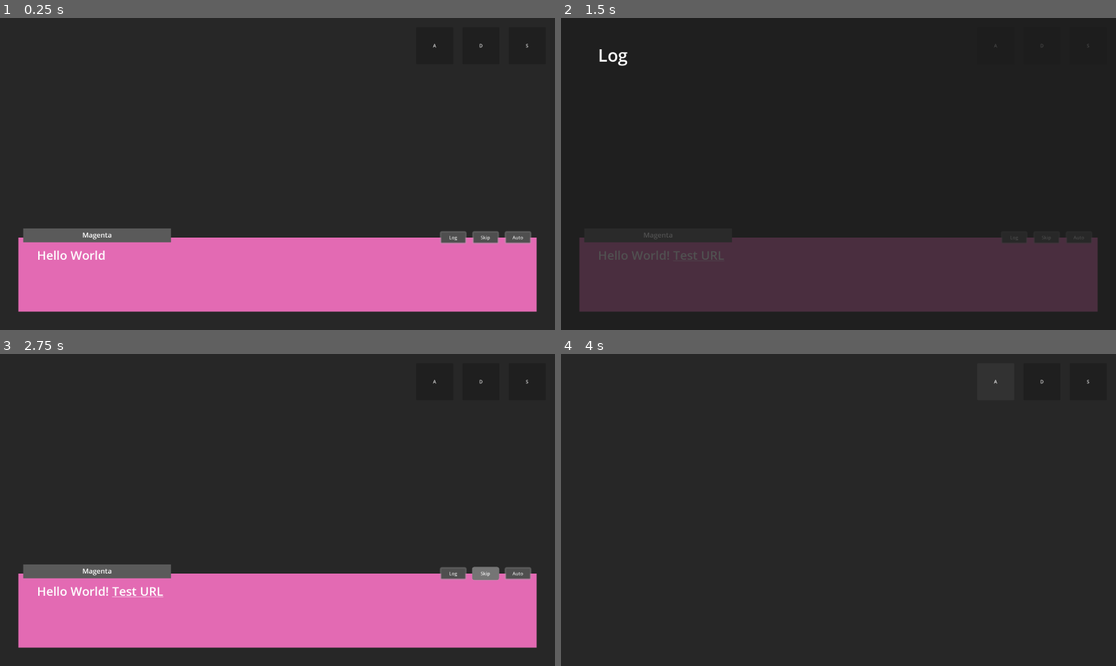
Above: before the commit, frames 1-4 (two rows, left to right).
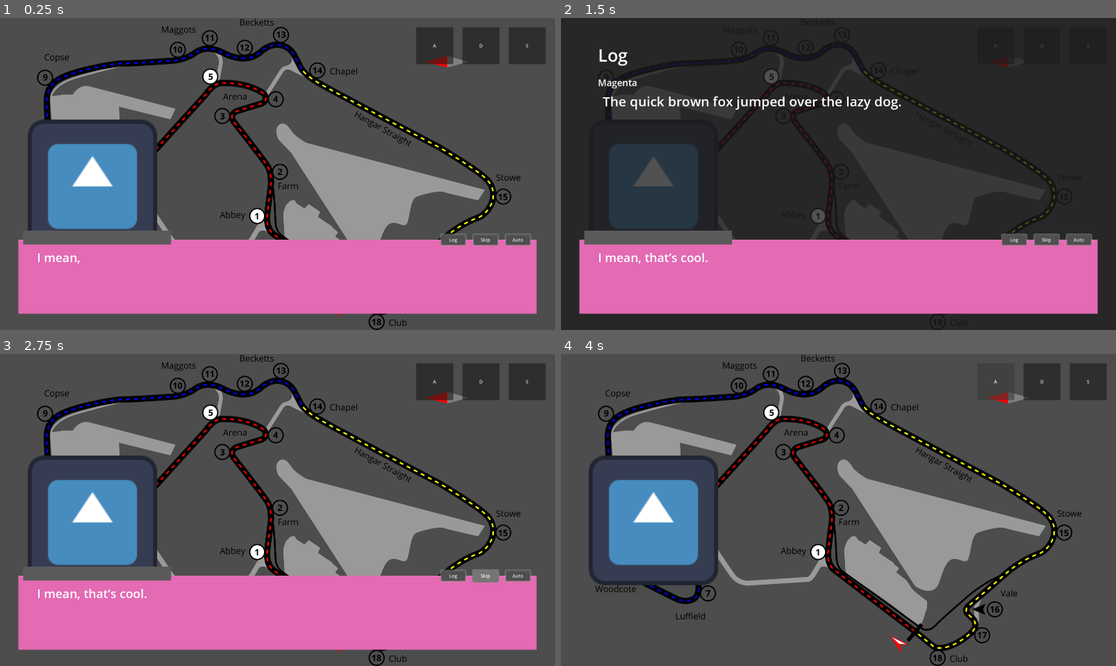
Above: after the commit, the same moments.

Repository: SaturdayMilkshake/pesticide-game
Game: Godot game, scene res://scenes/stage/stage.tscn
The game is run twice, just before and just after one commit, with the same random seed, the same clock (stepped at 60 frames per second) and the same inputs. This scene is started directly instead of the project's main scene. The engine's default icon, where the game draws it, is replaced by a stand-in: a white triangle on a blue panel in a dark square.
Inputs:
- Up to frame 1 (0.25 s): no input
- Up to frame 2 (1.5 s): click "Log" at 0.5 s; click "Auto" at 1.25 s
- Up to frame 3 (2.75 s): click "Skip" at 2 s
- Up to frame 4 (4 s): click "Skip" at 2.75 s; click "A" at 3.5 s

The runs differ from the first frame. In frame 1, 74% of the frame differs, in the area x 0-100%, y 0-100%; in frame 2, 36%; in frame 3, 74%; in frame 4, 95%.

Commit message:
add csv file reading

Diff:
--- /dev/null
+++ b/dialogue/prologue.csv
@@ -0,0 +1,3 @@
+INIT,Magenta,
+BG,res://assets/backgrounds/silverstone.png,
+SAY,Magenta,"I mean, that’s cool."
--- a/project.godot
+++ b/project.godot
@@ -10,7 +10,7 @@
 
 [application]
 
-config/name="Pesticide Game"
+config/name="Research Game"
 config/version="0.1.0"
 run/main_scene="uid://h3b2wv4b5mqh"
 config/use_custom_user_dir=true
@@ -26,7 +26,14 @@
 
 window/size/viewport_width=1920
 window/size/viewport_height=1080
-window/size/mode=4
+
+[input]
+
+advance_dialogue={
+"deadzone": 0.2,
+"events": [Object(InputEventMouseButton,"resource_local_to_scene":false,"resource_name":"","device":-1,"window_id":0,"alt_pressed":false,"shift_pressed":false,"ctrl_pressed":false,"meta_pressed":false,"button_mask":0,"position":Vector2(0, 0),"global_position":Vector2(0, 0),"factor":1.0,"button_index":1,"canceled":false,"pressed":false,"double_click":false,"script":null)
+]
+}
 
 [rendering]
 
--- a/scenes/managers/dialogue_file_manager/dialogue_file_manager.gd
+++ b/scenes/managers/dialogue_file_manager/dialogue_file_manager.gd
@@ -1,4 +1,44 @@
 extends Node
 
+@export_file var dialogue_file_path: String = ""
+
+signal dialogue_file_processed(dialogue: Array)
+
+var dialogue: Array = []
+
 func _ready() -> void:
-	pass
+	read_file()
+
+func read_file() -> void:
+	var dialogue_file: FileAccess = FileAccess.open(dialogue_file_path, FileAccess.READ)
+	if dialogue_file != null:
+		dialogue = []
+		while !dialogue_file.eof_reached():
+			var row_data: PackedStringArray = dialogue_file.get_csv_line(",")
+			process_dialogue_line(row_data)
+		emit_signal("dialogue_file_processed", dialogue)
+	else:
+		print_debug("Error opening dialogue file!")
+
+#Gets row data and converts it to a dictionary, then appends it to the dialogue array
+func process_dialogue_line(row_data: PackedStringArray) -> void:
+	if !row_data.is_empty():
+		var dialogue_dictionary: Dictionary = {}
+		#Command Types
+		match row_data[0]:
+			"BG": #Changing and manipulating the background image
+				dialogue_dictionary["type"] = "BG"
+				dialogue_dictionary["path"] = row_data[1]
+			"INIT": #Initialize a new character
+				dialogue_dictionary["type"] = "INIT"
+				dialogue_dictionary["name"] = row_data[1]
+			"SAY": #Make a character say something
+				dialogue_dictionary["type"] = "SAY"
+				dialogue_dictionary["target"] = int(row_data[1])
+				dialogue_dictionary["dialogue"] = row_data[2]
+			_:
+				return
+
+		dialogue.append(dialogue_dictionary)
+	else:
+		return
--- a/scenes/managers/dialogue_file_manager/dialogue_file_manager.tscn
+++ b/scenes/managers/dialogue_file_manager/dialogue_file_manager.tscn
@@ -4,3 +4,4 @@
 
 [node name="DialogueFileManager" type="Node"]
 script = ExtResource("1_3mqcr")
+dialogue_file_path = "res://dialogue/prologue.csv"
--- /dev/null
+++ b/scenes/managers/dialogue_manager/character/character.gd
@@ -0,0 +1,4 @@
+extends Control
+
+func _ready() -> void:
+	pass
--- /dev/null
+++ b/scenes/managers/dialogue_manager/character/character.tscn
@@ -0,0 +1,19 @@
+[gd_scene load_steps=3 format=3 uid="uid://cn246vwelwvsu"]
+
+[ext_resource type="Script" uid="uid://ch3qdhlyepx6q" path="res://scenes/managers/dialogue_manager/character/character.gd" id="1_dppid"]
+[ext_resource type="Texture2D" uid="uid://ykhe05p8417s" path="res://icon.svg" id="2_jftni"]
+
+[node name="Character" type="Control"]
+layout_mode = 3
+anchors_preset = 0
+offset_right = 448.0
+offset_bottom = 512.0
+script = ExtResource("1_dppid")
+
+[node name="ColorRect" type="TextureRect" parent="."]
+layout_mode = 0
+offset_right = 448.0
+offset_bottom = 512.0
+texture = ExtResource("2_jftni")
+expand_mode = 1
+stretch_mode = 5
--- a/scenes/managers/dialogue_manager/dialogue_manager.gd
+++ b/scenes/managers/dialogue_manager/dialogue_manager.gd
@@ -2,9 +2,11 @@
 
 ##Controls how many characters are displayed per second.
 @export var chars_per_second: int = 30
+@export var base_character_position: int = 64
 
-@onready var text_label: Node = $DialogueBox/TextLabel
-@onready var character_label: Node = $DialogueBox/CharacterLabel
+@export var text_label: Node = null
+@export var character_label: Node = null
+@onready var characters: Node = $Characters
 
 @onready var timer: Node = $DialogueBox/Timer
 @onready var animation_player: Node = $AnimationPlayer
@@ -18,10 +20,14 @@
 	"Test URL": "A basic example of a description.",
 }
 
-var dialogue: Array[Dictionary] = [{"character": "Magenta", "dialogue": "Hello World! [url]Test URL[/url]"}, {"character": "Magenta", "dialogue": "This dialogue system is working now! Neat!"}, {"character": "Blue", "dialogue": "Goodbye!"}]
+var active_characters: Array = []
+
+var dialogue: Array = [{"character": "Magenta", "dialogue": "Hello World! [url]Test URL[/url]"}, {"character": "Magenta", "dialogue": "This dialogue system is working now! Neat!"}, {"character": "Blue", "dialogue": "Goodbye!"}]
 var current_dialogue_index: int = 0
 
 var auto_mode_active: bool = false
+## Setting whether the player can advance. Mostly used to stop duplicate inputs when dialogue has ended.
+var advancing_active: bool = false
 
 enum TextBoxState {
 	READY,
@@ -29,15 +35,17 @@
 	FINISHED,
 }
 
-@onready var dialogue_tween: Tween = create_tween()
+var dialogue_tween: Tween = create_tween()
 
 var text_box_state: int = TextBoxState.READING
 
 signal log_showing_requested
 
+#Command Signals
+signal change_background(path: String)
+
 func _ready() -> void:
-	initiate_dialogue(dialogue)
-	advance_dialogue()
+	pass
 
 func _physics_process(_delta: float) -> void:
 	if Input.is_action_just_pressed("ui_accept"):
@@ -47,27 +55,20 @@
 			TextBoxState.READING:
 				skip_playing_dialogue()
 			TextBoxState.FINISHED:
-				animation_player.play("HideDialogue")
+				hide_dialogue()
 
-func initiate_dialogue(_dialogue: Array[Dictionary]) -> void:
-	current_dialogue_index = 0
+func initiate_dialogue(new_dialogue: Array) -> void:
+	dialogue = new_dialogue
+	#This requires -1 due to an issue with it not advancing on some commands automatically.
+	current_dialogue_index = -1
+	advance_dialogue()
 
 func advance_dialogue() -> void:
-	if current_dialogue_index >= dialogue.size():
+	if current_dialogue_index >= dialogue.size() - 1:
 		print_debug("Cannot advance dialogue, index exceeded size!")
 	else:
-		text_box_state = TextBoxState.READING
-		text_label.visible_characters = 0
-
-		character_label.text = dialogue[current_dialogue_index]["character"]
-		text_label.text = dialogue[current_dialogue_index]["dialogue"]
-
-		dialogue_tween.kill()
-		dialogue_tween = create_tween()
-		dialogue_tween.connect("finished", dialogue_tween_finished)
-		dialogue_tween.tween_property(text_label, "visible_characters", dialogue[current_dialogue_index]["dialogue"].length(), (1.0 / chars_per_second) * (text_label.get_total_character_count()))
-		dialogue_tween.tween_callback(func() -> void: text_box_state = TextBoxState.READY)
 		current_dialogue_index += 1
+		process_dialogue_command()
 
 func skip_playing_dialogue() -> void:
 	dialogue_tween.kill()
@@ -82,14 +83,32 @@
 		text_box_state = TextBoxState.FINISHED
 	else:
 		text_box_state = TextBoxState.READY
-		if auto_mode_active:
-			timer.start()
 
-func activate_auto_mode() -> void:
-	pass
+	if auto_mode_active:
+		timer.start()
 
-func _on_auto_pressed() -> void:
-	if !auto_mode_active:
+func _on_skip_pressed() -> void:
+	text_box_state = TextBoxState.FINISHED
+	hide_dialogue()
+
+func _on_log_pressed() -> void:
+	emit_signal("log_showing_requested")
+
+func _on_timer_timeout() -> void:
+	match text_box_state:
+		TextBoxState.READY:
+			advance_dialogue()
+		TextBoxState.FINISHED:
+			hide_dialogue()
+
+func _on_text_label_meta_clicked(meta: Variant) -> void:
+	if word_definitions.has(meta):
+		print(word_definitions[meta])
+	else:
+		print("No definition set.")
+
+func _on_auto_toggled(toggled_on: bool) -> void:
+	if toggled_on:
 		auto_mode_active = true
 		match text_box_state:
 			TextBoxState.READY:
@@ -97,21 +116,55 @@
 			TextBoxState.READING:
 				skip_playing_dialogue()
 				timer.start()
+			TextBoxState.FINISHED:
+				hide_dialogue()
 	else:
 		auto_mode_active = false
 
-func _on_skip_pressed() -> void:
-	text_box_state = TextBoxState.FINISHED
+func hide_dialogue() -> void:
 	animation_player.play("HideDialogue")
 
-func _on_log_pressed() -> void:
-	emit_signal("log_showing_requested")
+func initialize_new_character() -> void:
+	var new_character: Node = load("res://scenes/managers/dialogue_manager/character/character.tscn").instantiate()
+	characters.add_child(new_character)
+	active_characters.append(new_character)
 
-func _on_timer_timeout() -> void:
-	advance_dialogue()
+func set_character_portrait(_target: int, _new_texture: String) -> void:
+	if active_characters != []:
+		pass
+	else:
+		print_debug("No characters initialized!")
 
-func _on_text_label_meta_clicked(meta: Variant) -> void:
-	if word_definitions.has(meta):
-		print(word_definitions[meta])
+func _on_dialogue_file_manager_dialogue_file_processed(new_dialogue: Array) -> void:
+	advancing_active = true
+	initiate_dialogue(new_dialogue)
+
+func process_dialogue_command() -> void:
+	var current_command: Dictionary = dialogue[current_dialogue_index]
+	if !current_command.has("type"):
+		return
 	else:
-		print("No definition set.")
+		match current_command["type"]:
+			"BG":
+				if !ResourceLoader.exists(current_command["path"]):
+					advance_dialogue()
+				elif !current_command["path"].get_extension() != "png":
+					advance_dialogue()
+				emit_signal("change_background", current_command["path"])
+				advance_dialogue()
+			"INIT":
+				advance_dialogue()
+			"SAY":
+				text_box_state = TextBoxState.READING
+				text_label.visible_characters = 0
+
+				#$DialogueBox/CharacterLabel.text = dialogue[current_dialogue_index]["character"]
+				text_label.text = dialogue[current_dialogue_index]["dialogue"]
+
+				dialogue_tween.kill()
+				dialogue_tween = create_tween()
+				dialogue_tween.connect("finished", dialogue_tween_finished)
+				dialogue_tween.tween_property(text_label, "visible_characters", dialogue[current_dialogue_index]["dialogue"].length(), (1.0 / chars_per_second) * (text_label.get_total_character_count()))
+				dialogue_tween.tween_callback(func() -> void: text_box_state = TextBoxState.READY)
+			_:
+				return
--- a/scenes/managers/dialogue_manager/dialogue_manager.tscn
+++ b/scenes/managers/dialogue_manager/dialogue_manager.tscn
@@ -1,7 +1,9 @@
-[gd_scene load_steps=6 format=3 uid="uid://bkg48ip2pojym"]
+[gd_scene load_steps=8 format=3 uid="uid://bkg48ip2pojym"]
 
 [ext_resource type="Script" uid="uid://btys7rq8kgkh2" path="res://scenes/managers/dialogue_manager/dialogue_manager.gd" id="1_g3jrk"]
 [ext_resource type="Theme" uid="uid://cfe5ygomt3n1n" path="res://styles/default_theme.tres" id="2_56vqo"]
+[ext_resource type="PackedScene" uid="uid://cn246vwelwvsu" path="res://scenes/managers/dialogue_manager/character/character.tscn" id="3_gv2nn"]
+[ext_resource type="PackedScene" uid="uid://b6fy1ne8ob27p" path="res://scenes/managers/dialogue_file_manager/dialogue_file_manager.tscn" id="4_wja8m"]
 
 [sub_resource type="Animation" id="Animation_56vqo"]
 resource_name = "HideDialogue"
@@ -65,7 +67,7 @@
 &"RESET": SubResource("Animation_gv2nn")
 }
 
-[node name="DialogueManager" type="Control"]
+[node name="DialogueManager" type="Control" node_paths=PackedStringArray("text_label", "character_label")]
 layout_mode = 3
 anchor_right = 0.929
 anchor_bottom = 0.23
@@ -75,16 +77,33 @@
 grow_vertical = 2
 theme = ExtResource("2_56vqo")
 script = ExtResource("1_g3jrk")
+text_label = NodePath("DialogueBox/TextLabel")
+character_label = NodePath("DialogueBox/CharacterLabel")
 
 [node name="AnimationPlayer" type="AnimationPlayer" parent="."]
 libraries = {
 &"": SubResource("AnimationLibrary_gv2nn")
 }
 
+[node name="Characters" type="Control" parent="."]
+anchors_preset = 0
+offset_right = 40.0
+offset_bottom = 40.0
+
+[node name="Character" parent="Characters" instance=ExtResource("3_gv2nn")]
+offset_left = 32.0
+offset_top = -448.0
+offset_right = 480.0
+offset_bottom = 64.0
+
 [node name="DialogueBox" type="Control" parent="."]
+z_index = 1
+z_as_relative = false
+layout_mode = 3
 anchors_preset = 0
 offset_right = 1792.0
 offset_bottom = 256.0
+metadata/_edit_group_ = true
 
 [node name="TextBoxBackground" type="ColorRect" parent="DialogueBox"]
 layout_mode = 0
@@ -126,6 +145,7 @@
 offset_right = 1776.0
 offset_bottom = 24.0
 focus_mode = 0
+toggle_mode = true
 text = "Auto"
 
 [node name="CharacterLabelBackground" type="ColorRect" parent="DialogueBox"]
@@ -149,8 +169,11 @@
 [node name="Timer" type="Timer" parent="DialogueBox"]
 one_shot = true
 
+[node name="DialogueFileManager" parent="." instance=ExtResource("4_wja8m")]
+
 [connection signal="meta_clicked" from="DialogueBox/TextLabel" to="." method="_on_text_label_meta_clicked"]
 [connection signal="pressed" from="DialogueBox/Log" to="." method="_on_log_pressed"]
 [connection signal="pressed" from="DialogueBox/Skip" to="." method="_on_skip_pressed"]
-[connection signal="pressed" from="DialogueBox/Auto" to="." method="_on_auto_pressed"]
+[connection signal="toggled" from="DialogueBox/Auto" to="." method="_on_auto_toggled"]
 [connection signal="timeout" from="DialogueBox/Timer" to="." method="_on_timer_timeout"]
+[connection signal="dialogue_file_processed" from="DialogueFileManager" to="." method="_on_dialogue_file_manager_dialogue_file_processed"]
--- a/scenes/managers/game_manager/game_manager.gd
+++ b/scenes/managers/game_manager/game_manager.gd
@@ -1,8 +1,12 @@
 extends Node
 
-@onready var dialogue_file_manager: Node = $DialogueFileManager
 @onready var dialogue_manager: Node = $DialogueManager
 @onready var log_manager: Node = $LogManager
+@export var background: Node = null
+@onready var animation_player: Node = $AnimationPlayer
 
 func _on_dialogue_manager_log_showing_requested() -> void:
 	log_manager.show_log()
+
+func _on_dialogue_manager_change_background(path: String) -> void:
+	background.texture = load(path)
--- a/scenes/managers/game_manager/game_manager.tscn
+++ b/scenes/managers/game_manager/game_manager.tscn
@@ -1,25 +1,24 @@
-[gd_scene load_steps=5 format=3 uid="uid://b6l0abp45x6su"]
+[gd_scene load_steps=4 format=3 uid="uid://b6l0abp45x6su"]
 
 [ext_resource type="Script" uid="uid://u4d6t5gv2n7g" path="res://scenes/managers/game_manager/game_manager.gd" id="1_imdmq"]
 [ext_resource type="PackedScene" uid="uid://c7ykebmwpg4o6" path="res://scenes/managers/log_manager/log_manager.tscn" id="1_kiihf"]
-[ext_resource type="PackedScene" uid="uid://b6fy1ne8ob27p" path="res://scenes/managers/dialogue_file_manager/dialogue_file_manager.tscn" id="2_6fqxo"]
 [ext_resource type="PackedScene" uid="uid://bkg48ip2pojym" path="res://scenes/managers/dialogue_manager/dialogue_manager.tscn" id="2_imdmq"]
 
-[node name="GameManager" type="Node"]
+[node name="GameManager" type="Node" node_paths=PackedStringArray("background")]
 script = ExtResource("1_imdmq")
+background = NodePath("Background")
 
-[node name="DialogueFileManager" parent="." instance=ExtResource("2_6fqxo")]
-
-[node name="Background" type="ColorRect" parent="."]
+[node name="Background" type="TextureRect" parent="."]
 offset_right = 1920.0
 offset_bottom = 1080.0
-color = Color(0.154876, 0.154876, 0.154876, 1)
+expand_mode = 1
+stretch_mode = 5
 
 [node name="DialogueManager" parent="." instance=ExtResource("2_imdmq")]
 offset_left = 64.0
-offset_top = 760.0
+offset_top = 768.0
 offset_right = 72.3199
-offset_bottom = 767.6
+offset_bottom = 775.6
 
 [node name="AchievementsButton" type="Button" parent="."]
 offset_left = 1440.0
@@ -48,4 +47,7 @@
 [node name="LogManager" parent="." instance=ExtResource("1_kiihf")]
 visible = false
 
+[node name="AnimationPlayer" type="AnimationPlayer" parent="."]
+
+[connection signal="change_background" from="DialogueManager" to="." method="_on_dialogue_manager_change_background"]
 [connection signal="log_showing_requested" from="DialogueManager" to="." method="_on_dialogue_manager_log_showing_requested"]
--- a/scenes/managers/log_manager/log_manager.gd
+++ b/scenes/managers/log_manager/log_manager.gd
@@ -1,4 +1,6 @@
 extends Control
+
+@onready var scroll_container: Node = $ScrollContainer
 
 func _ready() -> void:
 	self.visible = false
@@ -9,6 +11,13 @@
 func hide_log() -> void:
 	self.visible = false
 
+func reset_log() -> void:
+	for log_item: Node in scroll_container.get_children():
+		log_item.queue_free()
+
+func update_log() -> void:
+	pass
+
 func _on_gui_input(event: InputEvent) -> void:
 	if event is InputEventMouseButton && event.button_index == 1:
 		hide_log()
--- a/scenes/managers/log_manager/log_manager.tscn
+++ b/scenes/managers/log_manager/log_manager.tscn
@@ -31,5 +31,28 @@
 offset_top = 192.0
 offset_right = 1792.0
 offset_bottom = 1016.0
+horizontal_scroll_mode = 0
+
+[node name="LogItem" type="Control" parent="ScrollContainer"]
+custom_minimum_size = Vector2(1664, 128)
+layout_mode = 2
+
+[node name="Character" type="Label" parent="ScrollContainer/LogItem"]
+layout_mode = 0
+offset_right = 176.0
+offset_bottom = 64.0
+theme_override_font_sizes/font_size = 32
+text = "Magenta"
+vertical_alignment = 1
+
+[node name="Dialogue" type="Label" parent="ScrollContainer/LogItem"]
+layout_mode = 0
+offset_left = 16.0
+offset_top = 64.0
+offset_right = 1664.0
+offset_bottom = 128.0
+theme_override_font_sizes/font_size = 46
+text = "The quick brown fox jumped over the lazy dog."
+vertical_alignment = 1
 
 [connection signal="gui_input" from="." to="." method="_on_gui_input"]
--- /dev/null
+++ b/test_dialogue_format.csv
@@ -0,0 +1,5 @@
+command_type,parameter1,parameter2
+INIT,1,
+SAY,1,Hello world!
+INIT,2,
+SAY,2,"Hello, world!"
Binary file added: assets/backgrounds/silverstone.png
Not shown, added: assets/backgrounds/silverstone.png.import
Not shown, added: dialogue/prologue.csv.import
Not shown, added: scenes/managers/dialogue_manager/character/character.gd.uid
Not shown, added: test_dialogue_format.csv.import
Not shown, changed: README.md
